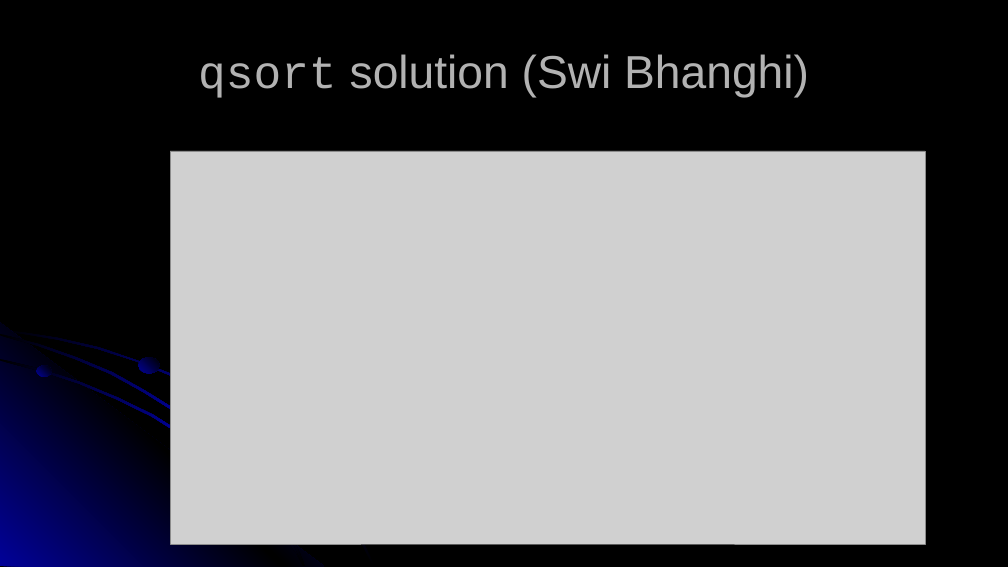
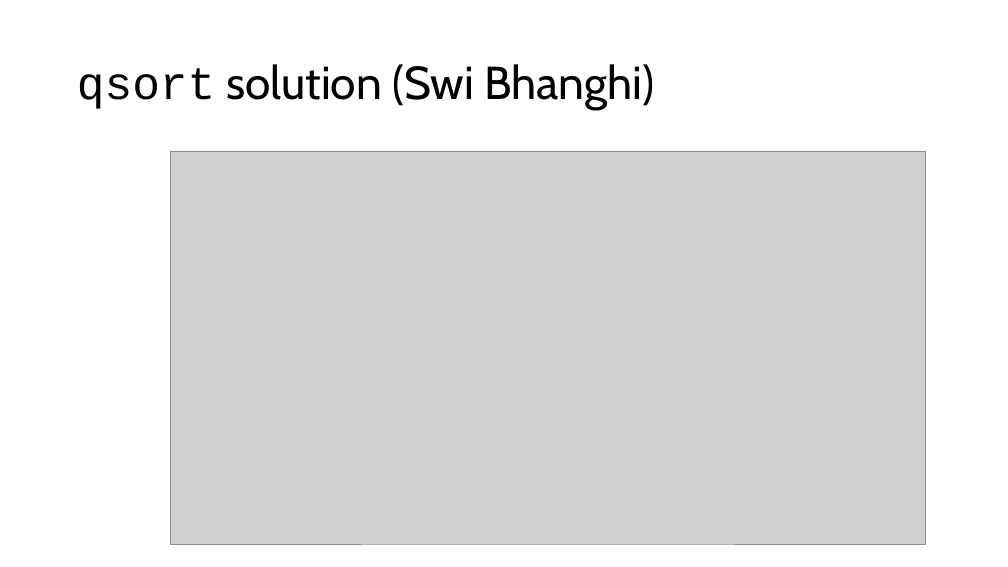
Before and after one commit to RHIT-CSSE/csse304, a slide deck: slide 2 of ClassMaterials/OOP/09-OOP-202120.pptx. Drawn at 1008x567 pixels with LibreOffice and Linux fonts; fonts in the diff are those of the drawing; grey boxes stand for pictures. Boxes give left, top, right and bottom in pixels: in the first picture for what was removed or moved away, otherwise in the second. Text is boxed around its words. In the diff, an @@ line names an element or a change of style, - is before the commit and + after.

```diff
--- a/ClassMaterials/OOP/09-OOP-202120.pptx
+++ b/ClassMaterials/OOP/09-OOP-202120.pptx
@@ background #000000 to #FFFFFF @@
@@ title "qsort solution (Swi Bhanghi)": place and size @@
-title "qsort solution (Swi Bhanghi)" at box(198, 54, 809, 98)
+title "qsort solution (Swi Bhanghi)" at box(77, 64, 654, 110)
@@ title "qsort solution (Swi Bhanghi)" at box(77, 64, 654, 110): font Arial to Cabin in "solution (Swi Bhanghi)"; text colour #B2B2B2 to #000000; alignment centre to left; line spacing 1 to 0.9 @@
@@ group removed at box(0, 323, 375, 567): 4 freeform shapes, 2 ellipses @@
```
Also in this commit, not shown: 12 other slides changed, 2 slides removed, 3 other files.
